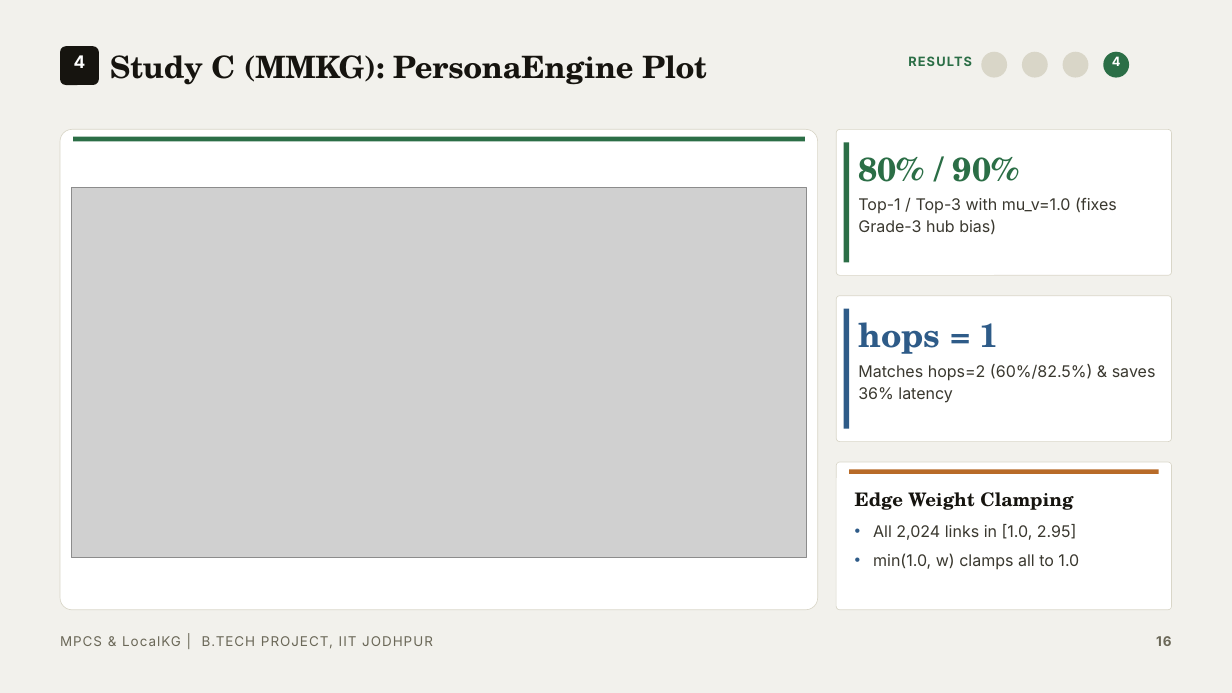
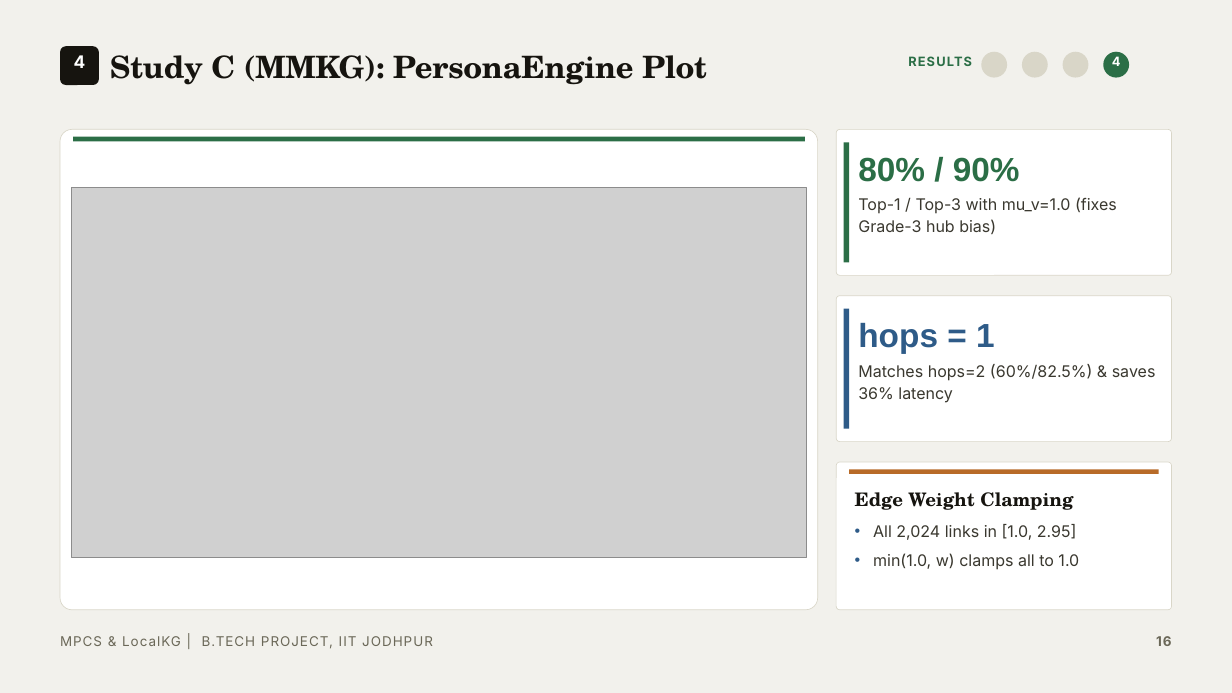
Before and after one commit to AurindumBanerjee/MPCS, a slide deck: slide 11 of report/PPT/BTP_PPT_Clean.pptx (slide 16 before the commit). Drawn at 1232x693 pixels with LibreOffice and Linux fonts; fonts in the diff are those of the drawing; grey boxes stand for pictures. Boxes give left, top, right and bottom in pixels: in the first picture for what was removed or moved away, otherwise in the second. Text is boxed around its words. In the diff, an @@ line names an element or a change of style, - is before the commit and + after.

```diff
--- a/report/PPT/BTP_PPT_Clean.pptx
+++ b/report/PPT/BTP_PPT_Clean.pptx
@@ text at bbox=[858, 157, 1020, 182]: font TeX Gyre Schola to Arial in "80% / 90%" @@
@@ text at bbox=[858, 323, 995, 353]: font TeX Gyre Schola to Arial in "hops = 1" @@
```
Also in this commit, not shown: 8 other slides changed, 1 slide added, 1 other file.
